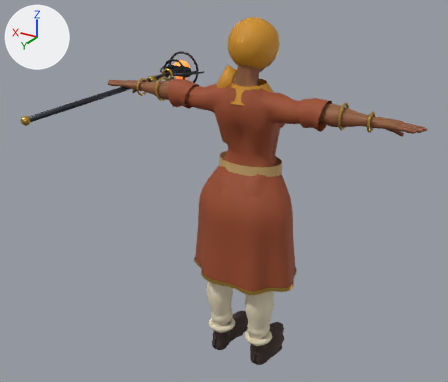
The glTF model public/models/tower/sands_beacon_v4.glb: old version first, new version second.
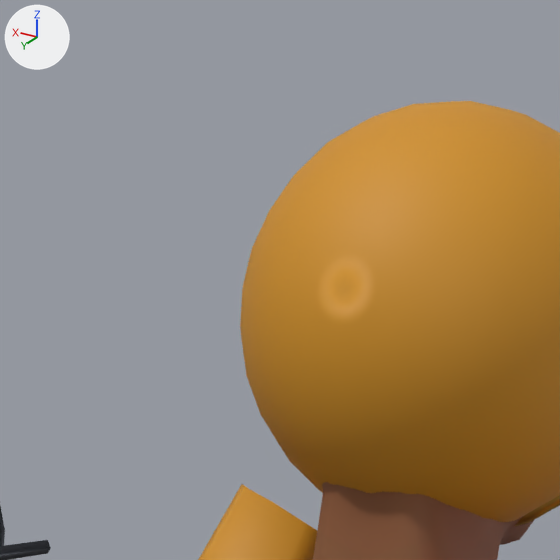
Old and new are each drawn whole from a 50 mm lens placed at (-1.368, 2.534, 2.166), pointed at (0.069, 0.138, 0.967) and again close up on the part from 44% to 60% of the width and 1% to 19% of the height. The lights are fixed; the arrows at upper left show +X, +Y and +Z. The older version's two pictures come first. Vertices at exactly the same position are counted once.

The scene before the commit, as lines of its bpy script (objects in view):
```python
me_superhero_female = bpy.data.meshes.new('Superhero_Female')
me_superhero_female.from_pydata(...)  # 12292 vertices, 23010 faces; spans x -0.83..0.85, y -0.48..0.77, z -0.02..1.78
me_superhero_female.materials.append(mat_mi_superhero_female)  # picture img_t_superhero_female_light_basecolor
me_superhero_female.materials.append(mat_sands_beacon_hair_9)  # black #1a1210
me_superhero_female.materials.append(mat_mi_eyes)  # picture img_t_eye_brown
me_superhero_female.materials.append(mat_sands_beacon_terra)  # brown #9a4a28
me_superhero_female.materials.append(mat_sands_beacon_cream)  # beige #e2d6b8
me_superhero_female.materials.append(mat_sands_beacon_wrap)  # brown #3a2a22
me_superhero_female.materials.append(mat_sands_beacon_gold)  # orange #c9a24a
me_superhero_female.materials.append(mat_sands_beacon_sand)  # orange #c8a46a
me_superhero_female.materials.append(mat_sands_beacon_saffron)  # orange #d0901e
me_superhero_female.materials.append(mat_sands_beacon_iron)  # dark grey #3c3f47
me_superhero_female.materials.append(mat_sands_beacon_coal)  # black #18171b
me_superhero_female.materials.append(mat_sands_beacon_glow)  # orange #ffb060, glowing orange #ff7a20
ob_sands_beacon = bpy.data.objects.new('sands_beacon', me_superhero_female)
ob_sands_beacon.location = (0.0, 0.0, 0.0)
```
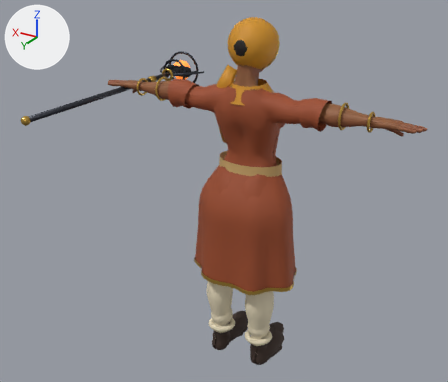
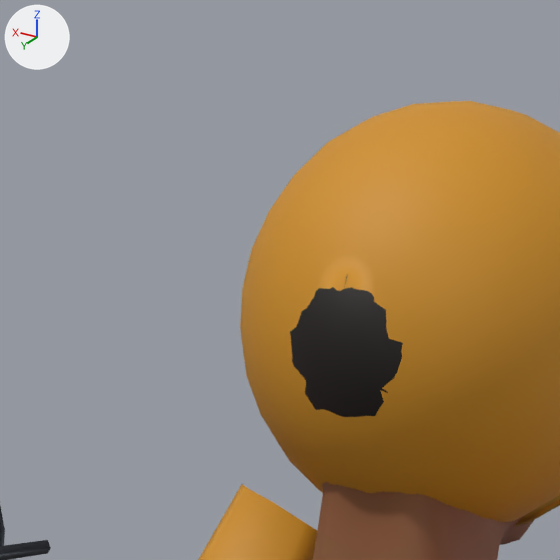
Patch to the scene script:
```diff
--- a/public/models/tower/sands_beacon_v4.glb.py
+++ b/public/models/tower/sands_beacon_v4.glb.py
@@ mat_sands_beacon_hair @@
+mat_sands_beacon_hair = principled_material('sands_beacon_hair')
+mat_sands_beacon_hair.base_color = (0.0103, 0.00605, 0.00518)  # black #1a1210
+mat_sands_beacon_hair.roughness = 0.6
@@ me_superhero_female @@
 # used by ob_sands_beacon; location = (0.0, 0.0, 0.0)
-me_superhero_female.from_pydata(...)  # 12292 vertices, 23010 faces; spans x -0.83..0.85, y -0.48..0.77, z -0.02..1.78
+me_superhero_female.from_pydata(...)  # 12629 vertices, 23654 faces; spans x -0.83..0.85, y -0.48..0.77, z -0.02..1.78
+# me_superhero_female part 1: 4 vertices moved within x -0.05..0.05, y 0.09..0.12, z 1.68..1.71; 337 vertices added at x -0.09..0.09, y -0.09..0.12, z 1.58..1.76
 me_superhero_female.materials.append(mat_mi_superhero_female)
@@ me_superhero_female @@
 me_superhero_female.materials.append(mat_sands_beacon_glow)
+me_superhero_female.materials.append(mat_sands_beacon_hair)  # black #1a1210
```

What differs and where, as boxes (x1, y1, x2, y2) in the close-ups (560 x 560 px):
part 1 of me_superhero_female, built on: before (265, 220, 476, 339); after (255, 220, 488, 458)
